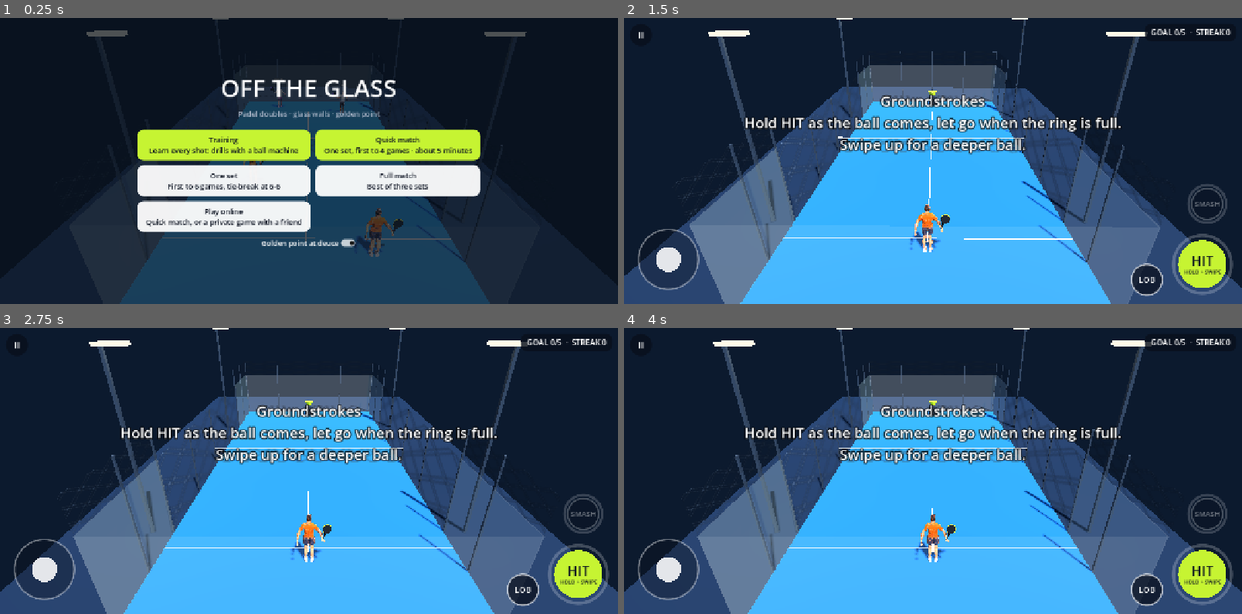
Above: before the commit, frames 1-4 (two rows, left to right).
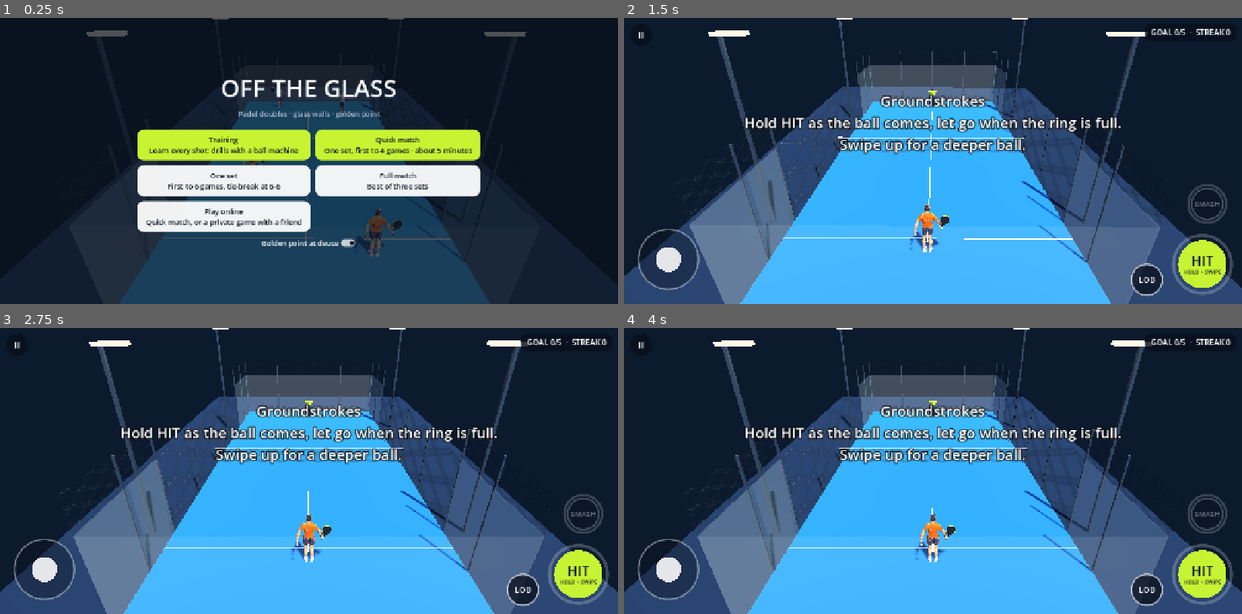
Above: after the commit, the same moments.

Repository: dtanner2000/Padel
Game: Godot game, scene res://scenes/main.tscn
The game is run twice, just before and just after one commit, with the same random seed, the same clock (stepped at 60 frames per second) and the same inputs.
Inputs (mouse positions are in pixels of both pictures, inside the frame that each line leads up to):
- Up to frame 1 (0.25 s): no input
- Up to frame 2 (1.5 s): click "Training Learn every shot: dr…" at 0.5 s; click "Groundstrokes Not tried yet" at 1.25 s
- Up to frame 3 (2.75 s): tap Enter at 2 s; move the mouse to (444, 456) at 2.02 s; hold D (move_right) from 2.03 s (still down); tap K (lob) at 2.1 s; click (444, 456) at 2.17 s
- Up to frame 4 (4 s): release D (move_right) at 2.75 s; click "II" at 2.75 s; click "Resume" at 3.5 s

The runs differ from the first frame. In frame 1, less than 0.1% of the frame differs, in the area x 42-66%, y 24-77%; in frame 2, less than 0.1%, in the area x 49-53%, y 68-81%; in frame 3, less than 0.1%; in frame 4, less than 0.1%.

Commit message:
Paddle gripped in a closed fist: handle through the palm, fist in the model's skin tone, open hand tucked inside
Co-Authored-By: Claude Opus 5.5 <noreply@anthropic.com>
Claude-Session: https://claude.ai/code/session_012rJadNnaHgDcJV1Qp7b69k

Diff:
--- a/scripts/player.gd
+++ b/scripts/player.gd
@@ -38,6 +38,10 @@
 var _swing: Tween
 var _tag: Label3D
 var _grip: Node3D           # the paddle, held in the hand
+var _fist: MeshInstance3D   # closed fingers round the handle (character models only)
+const FIST_Y := 0.045       # where the hand closes on the handle, from the grip origin
+const PALM := 0.06          # wrist bone -> centre of the (shrunk) palm, along the forearm
+const HAND_SHRINK := 0.55   # the model's open paddle hand, tucked inside the fist
 var _off_hand: Node3D
 var _knee_l: Node3D
 var _knee_r: Node3D
@@ -316,6 +320,16 @@
 	grip.rotation = Vector3(PI * 0.5 + 0.05, 0, -0.25)
 	var dark := Color("1a1d22")
 	var trim := Color("c6f432") if team == 0 else Color("7b5cd6")
+	# closed fingers round the handle: hidden for the procedural body, shown (in the
+	# model's own skin tone) when a character model is used, whose hands are open
+	var fist := SphereMesh.new()
+	fist.radius = 0.043
+	fist.height = 0.11
+	fist.radial_segments = 12
+	fist.rings = 6
+	_fist = _part(grip, fist, Vector3(0, FIST_Y, 0), Color.WHITE)
+	_fist.scale = Vector3(1.0, 1.0, 0.85)
+	_fist.visible = false
 	var handle := CylinderMesh.new()
 	handle.top_radius = 0.018
 	handle.bottom_radius = 0.02
@@ -370,6 +384,57 @@
 			(mi as MeshInstance3D).visible = false
 	for mi in _model.find_children("*", "MeshInstance3D", true, false):
 		(mi as MeshInstance3D).cast_shadow = GeometryInstance3D.SHADOW_CASTING_SETTING_ON
+	var tone: Variant = _hand_tone()
+	if tone != null:
+		_fist.material_override = _mat(tone)
+		_fist.visible = true
+		# the model's hand is modelled open; shrink it so the fist reads as the grip
+		var h := _skel.find_bone("RightHand")
+		_skel.set_bone_pose_scale(h, _skel.get_bone_rest(h).basis.get_scale() * HAND_SHRINK)
+
+
+## Average colour of the model's right hand (vertices mostly bound to
+## RightHand, sampled from the albedo texture), so the closed fist matches the
+## skin. null if it can't be read.
+func _hand_tone() -> Variant:
+	var hand := _skel.find_bone("RightHand")
+	for n in _model.find_children("*", "MeshInstance3D", true, false):
+		var mi := n as MeshInstance3D
+		if mi.skin == null or mi.mesh == null:
+			continue
+		var bind := -1
+		for b in mi.skin.get_bind_count():
+			if mi.skin.get_bind_bone(b) == hand or mi.skin.get_bind_name(b) == &"RightHand":
+				bind = b
+		var mat := mi.get_active_material(0) as BaseMaterial3D
+		if bind < 0 or mat == null or mat.albedo_texture == null:
+			continue
+		var img := mat.albedo_texture.get_image()
+		if img == null:
+			continue
+		if img.is_compressed() and img.decompress() != OK:
+			continue
+		var arr := mi.mesh.surface_get_arrays(0)
+		var bones: PackedInt32Array = arr[Mesh.ARRAY_BONES]
+		var weights: PackedFloat32Array = arr[Mesh.ARRAY_WEIGHTS]
+		var uvs: PackedVector2Array = arr[Mesh.ARRAY_TEX_UV]
+		if uvs.is_empty() or bones.is_empty():
+			continue
+		var per := bones.size() / uvs.size()
+		var sum := Vector3.ZERO
+		var count := 0
+		for v in uvs.size():
+			for k in per:
+				if bones[v * per + k] == bind and weights[v * per + k] > 0.85:
+					var uv := uvs[v]
+					var c := img.get_pixel(clampi(int(uv.x * img.get_width()), 0, img.get_width() - 1),
+						clampi(int(uv.y * img.get_height()), 0, img.get_height() - 1))
+					sum += Vector3(c.r, c.g, c.b)
+					count += 1
+		if count > 10:
+			sum /= count
+			return Color(sum.x, sum.y, sum.z) * mat.albedo_color
+	return null
 
 
 ## Aim a two-bone limb (upper -> lower -> end) so the joint lands on `mid_world`
@@ -416,8 +481,10 @@
 	# the paddle sits in the model's real hand
 	if wrist != null:
 		var along := (_hand.global_position - _elbow.global_position).normalized()
-		_grip.global_position = _skel.global_transform * (wrist as Vector3) + along * 0.07   # into the palm
-		_grip.global_basis = _paddle_basis(along)
+		var basis := _paddle_basis(along)
+		var palm := _skel.global_transform * (wrist as Vector3) + along * PALM
+		_grip.global_basis = basis
+		_grip.global_position = palm - basis.y * FIST_Y   # the handle runs through the palm
 
 
 ## World orientation for the held paddle: the shaft follows the forearm with the
